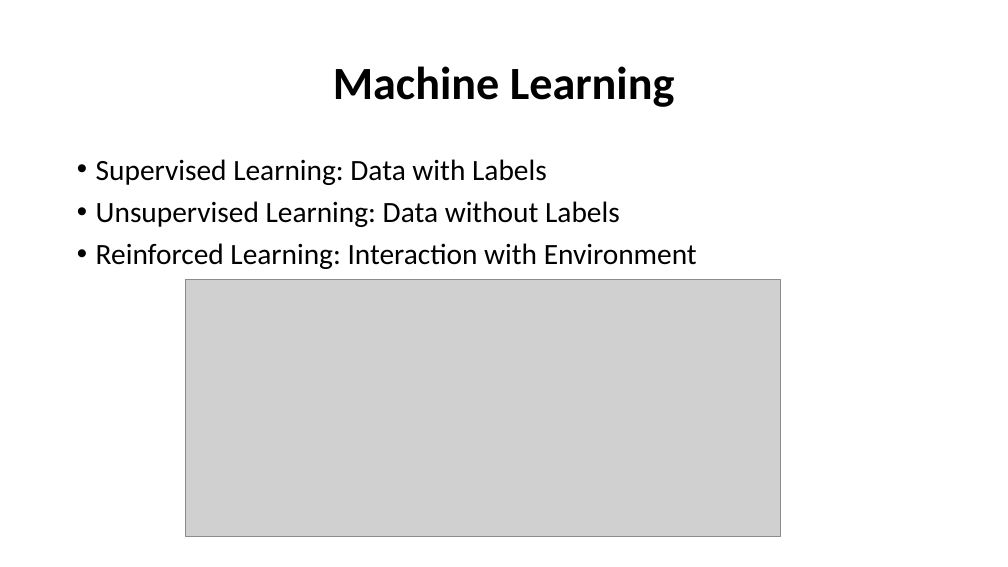
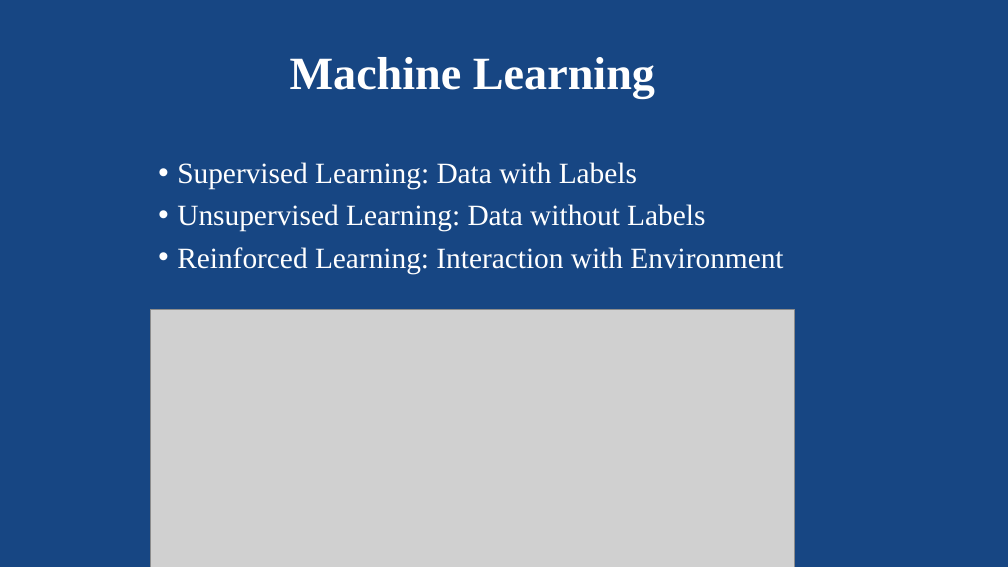
Before and after one commit to SaretMagnoslove/Machine_learning_Workshop, a slide deck: slide 3 of Presentation/WorkshopPresentation.pptx. Drawn at 1008x567 pixels with LibreOffice and Linux fonts; fonts in the diff are those of the drawing; grey boxes stand for pictures. Boxes give left, top, right and bottom in pixels: in the first picture for what was removed or moved away, otherwise in the second. Text is boxed around its words. In the diff, an @@ line names an element or a change of style, - is before the commit and + after.

```diff
--- a/Presentation/WorkshopPresentation.pptx
+++ b/Presentation/WorkshopPresentation.pptx
@@ background #FFFFFF to #174683 @@
@@ title "Machine Learning": place and size @@
-title "Machine Learning" at <box>333,66,675,107</box>
+title "Machine Learning" at <box>290,57,655,98</box>
@@ title "Machine Learning" at <box>290,57,655,98</box>: font Calibri to Times New Roman, text colour #000000 to #FFFFFF @@
@@ text "Supervised Learning: Data with Labels" at <box>177,162,783,274</box>: font Calibri to Times New Roman, text colour #000000 to #FFFFFF @@
@@ text "Supervised Learning: Data with Labels": place and size @@
-text "Supervised Learning: Data with Labels" at <box>96,159,697,269</box>
+text "Supervised Learning: Data with Labels" at <box>177,162,783,274</box>
@@ picture: place and size @@
-picture at <box>186,279,781,537</box>
+picture at <box>151,309,795,567</box>
```
Also in this commit, not shown: 9 other slides changed, 3 slides added, 1 slide removed.
